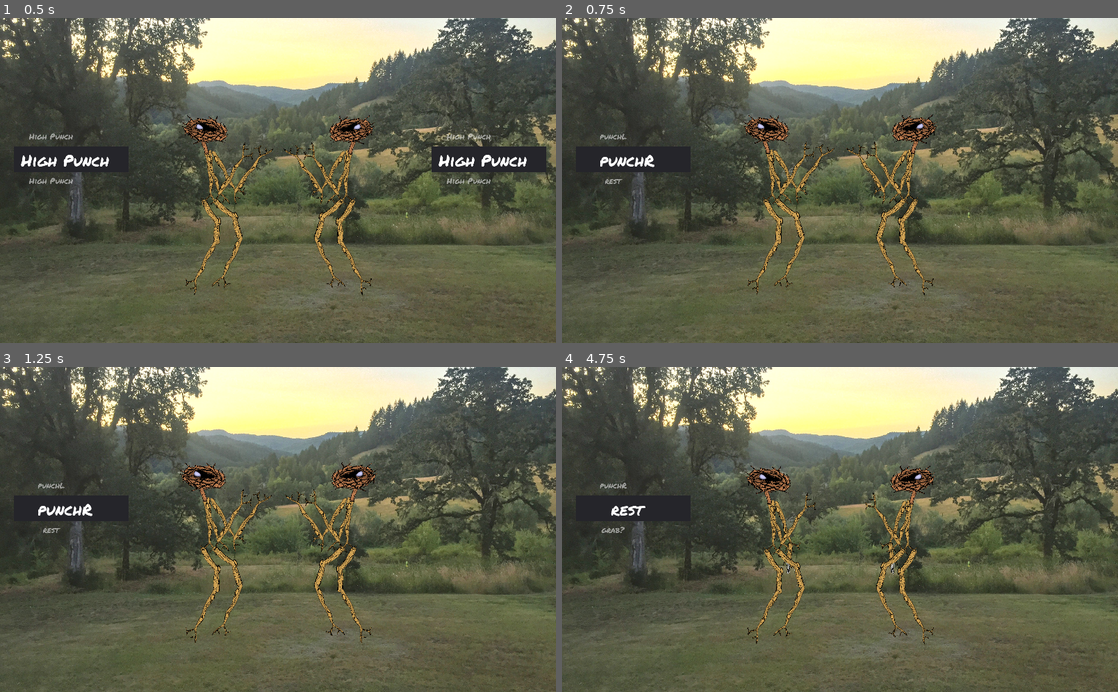
Above: before the commit, frames 1-4 (two rows, left to right).
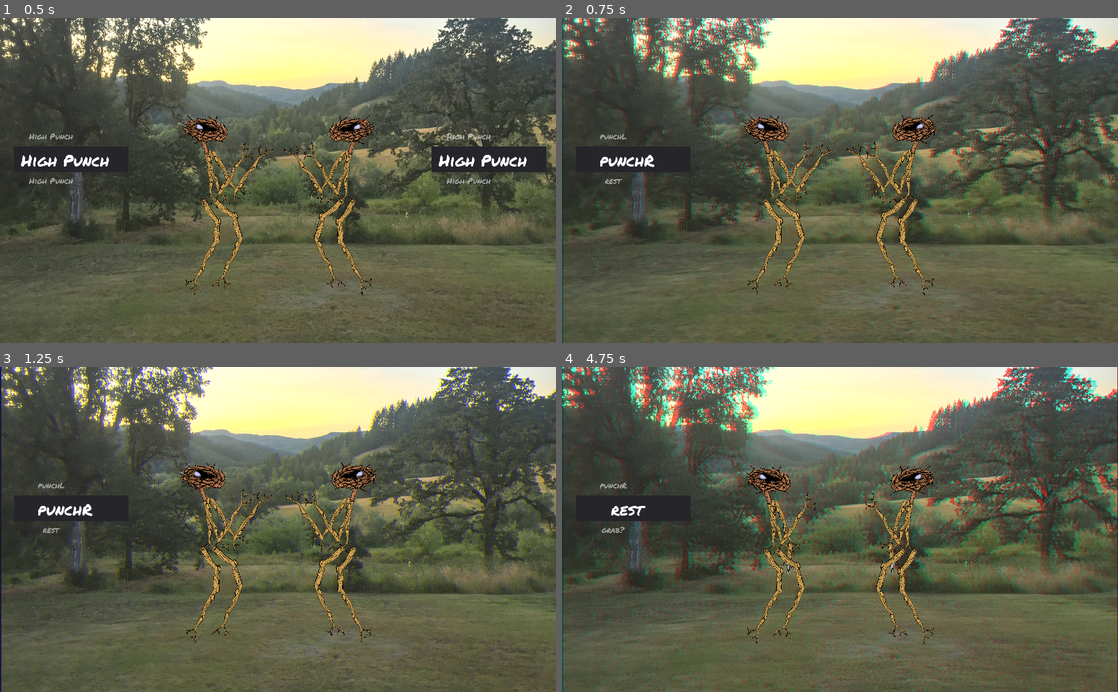
Above: after the commit, the same moments.

Repository: thesage1014/pigsSSJomt
Game: Godot game, scene res://sticky.tscn
Same seed, same stepped clock (60 frames per second), same inputs: the game is played once before the commit and once after it.
Inputs:
- Up to frame 1 (0.5 s): no input
- Up to frame 2 (0.75 s): tap Enter (ui_accept) at 0.5 s; hold Left (p1_a) from 0.53 s (still down)
- Up to frame 3 (1.25 s): keep holding Left (p1_a); tap Enter (ui_accept) at 0.77 s; tap Up (p1_b) at 0.8 s
- Up to frame 4 (4.75 s): release Left (p1_a) at 1.28 s; tap Up (p1_b) at 1.35 s; tap Enter (ui_accept) at 1.52, 3.02, 3.77, 4.52 s; tap Down (p1_c) at 1.55 s; hold Down (p1_c) 2.03-2.78 s; tap A (p2_a) at 2.3, 2.85 s; tap E (p2_b) at 3.05 s; hold E (p2_b) 3.53-4.28 s; tap D (p2_c) at 3.8, 4.35 s; tap Left (p1_a) at 4.55 s

Frame 1 is identical in both runs. In frame 2, 8.2% of the frame differs, in the area x 0-100%, y 0-100%; in frame 3, 8.9%; in frame 4, 14%.

Commit message:
Chroma
chromatic aberration is in (needs tuning, obvs)
fixed array bound crash

Diff:
--- a/background.gd
+++ b/background.gd
@@ -3,12 +3,47 @@
 # Declare member variables here. Examples:
 # var a = 2
 # var b = "text"
-onready var red
-onready var green
-onready var blue
+onready var r_pos = $bg_r.rect_position
+onready var g_pos = $bg_g.rect_position
+onready var b_pos = $bg_b.rect_position
+
+export var magnitude = 100
 # Called when the node enters the scene tree for the first time.
 func _ready():
+
 	pass # Replace with function body.
+
+
+func _input(event):
+
+	if event.is_action_pressed("p1_a"):
+		var newx = r_pos.x + magnitude
+		var y = r_pos.y
+		$bg_r.set("rect_position", Vector2(newx, y))
+	if event.is_action_pressed("p1_b"):
+		var newx = g_pos.x + magnitude
+		var y = g_pos.y
+		$bg_g.set("rect_position", Vector2(newx, y))
+	if event.is_action_pressed("p1_c"):
+		var newx = b_pos.x + magnitude
+		var y = b_pos.y
+		$bg_b.set("rect_position", Vector2(newx, y))
+
+
+
+	if event.is_action_pressed("p2_a"):
+		var newx = r_pos.x - magnitude
+		var y = r_pos.y
+		$bg_r.set("rect_position", Vector2(newx, y))
+	if event.is_action_pressed("p2_b"):
+		var newx = g_pos.x - magnitude
+		var y = g_pos.y
+		$bg_g.set("rect_position", Vector2(newx, y))
+	if event.is_action_pressed("p2_c"):
+		var newx = b_pos.x - magnitude
+		var y = b_pos.y
+		$bg_b.set("rect_position", Vector2(newx, y))
+
 
 # Called every frame. 'delta' is the elapsed time since the previous frame.
 #func _process(delta):
--- a/scripts/Fighter1.gd
+++ b/scripts/Fighter1.gd
@@ -40,9 +40,7 @@
 	get_node("Skeleton/AnimationPlayer").current_animation = "rest"
 
 func _input(event):
-	#CheckLength()
-
-
+	CheckLength()
 	if  MoveList.size() > 0 && event.is_action_pressed(btn[0]) :
 		alreadySelected = true
 		emit_signal("on_player_selected")
@@ -50,30 +48,26 @@
 	if(not alreadySelected):
 		if event.is_action_released(btn[1]):
 			nextMove += 1
-			CheckLength()
-			#print(MoveList[nextMove])
 		elif event.is_action_released(btn[2]):
 			nextMove -= 1
-			CheckLength()
-			#print(MoveList[nextMove])
+
 
 	CheckLength()
 	if MoveList.size() > 0 :
 		emit_signal("on_update_roller",MoveList,nextMove)
 
 func sendAttack():
+	CheckLength()
 	emit_signal("on_send_attack")
 	alreadySelected = false
-	get_node("Skeleton/AnimationPlayer").current_animation = MoveList[nextMove]
-	if usedOnce.has(MoveList[nextMove]) :
-		usedOnce.remove(MoveList[nextMove])
-		MoveList.remove(nextMove)
+	if MoveList.size()-1 > 0 :
+		get_node("Skeleton/AnimationPlayer").current_animation = MoveList[nextMove]
+		if usedOnce.has(MoveList[nextMove]) :
+			usedOnce.remove(MoveList[nextMove])
+			MoveList.remove(nextMove)
 
-	else :
-		usedOnce.append(MoveList[nextMove])
-		#print(usedOnce)
-		#print("Player 1 picked ", MoveList[nextMove])
-		#should probably call a function on the game control node and pass the selected move so it can trigger the timer and then play the animation?
+		else :
+			usedOnce.append(MoveList[nextMove])
 
 
 func CheckLength():
@@ -89,13 +83,6 @@
 
 func _process(delta):
 	get_node("Skeleton/AnimationPlayer").playback_speed = rand_range(.7,1.4)
-	#if !nextMove:
-		#nextMove = 0
-	#if nextMove > MoveList.size()-1:
-	#	nextMove = 0
-	#elif nextMove < 0:
-	#	nextMove = MoveList.size()-1
-	#pass
 
 
 func _on_Timer_on_timed_attack():
--- a/sticky.tscn
+++ b/sticky.tscn
@@ -41,17 +41,18 @@
 margin_right = 40.0
 margin_bottom = 40.0
 script = ExtResource( 1 )
+magnitude = 10
 
 [node name="bg" type="TextureRect" parent="background"]
 visible = false
 modulate = Color( 1, 1, 1, 0.396078 )
 self_modulate = Color( 1, 1, 1, 0.313726 )
-material = SubResource( 4 )
+material = SubResource( 1 )
 margin_left = -1394.59
 margin_top = -1235.09
 margin_right = 666.412
 margin_bottom = 310.913
-texture = SubResource( 6 )
+texture = SubResource( 3 )
 expand = true
 
 [node name="bg_g" type="TextureRect" parent="background"]
Not shown: 3 places in sticky.tscn that only renumber resources
